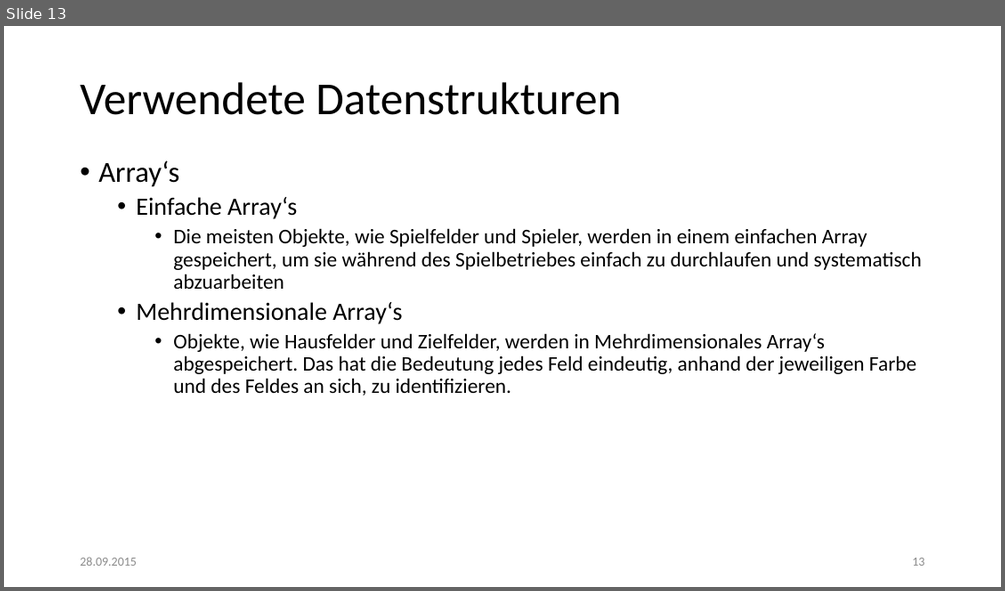
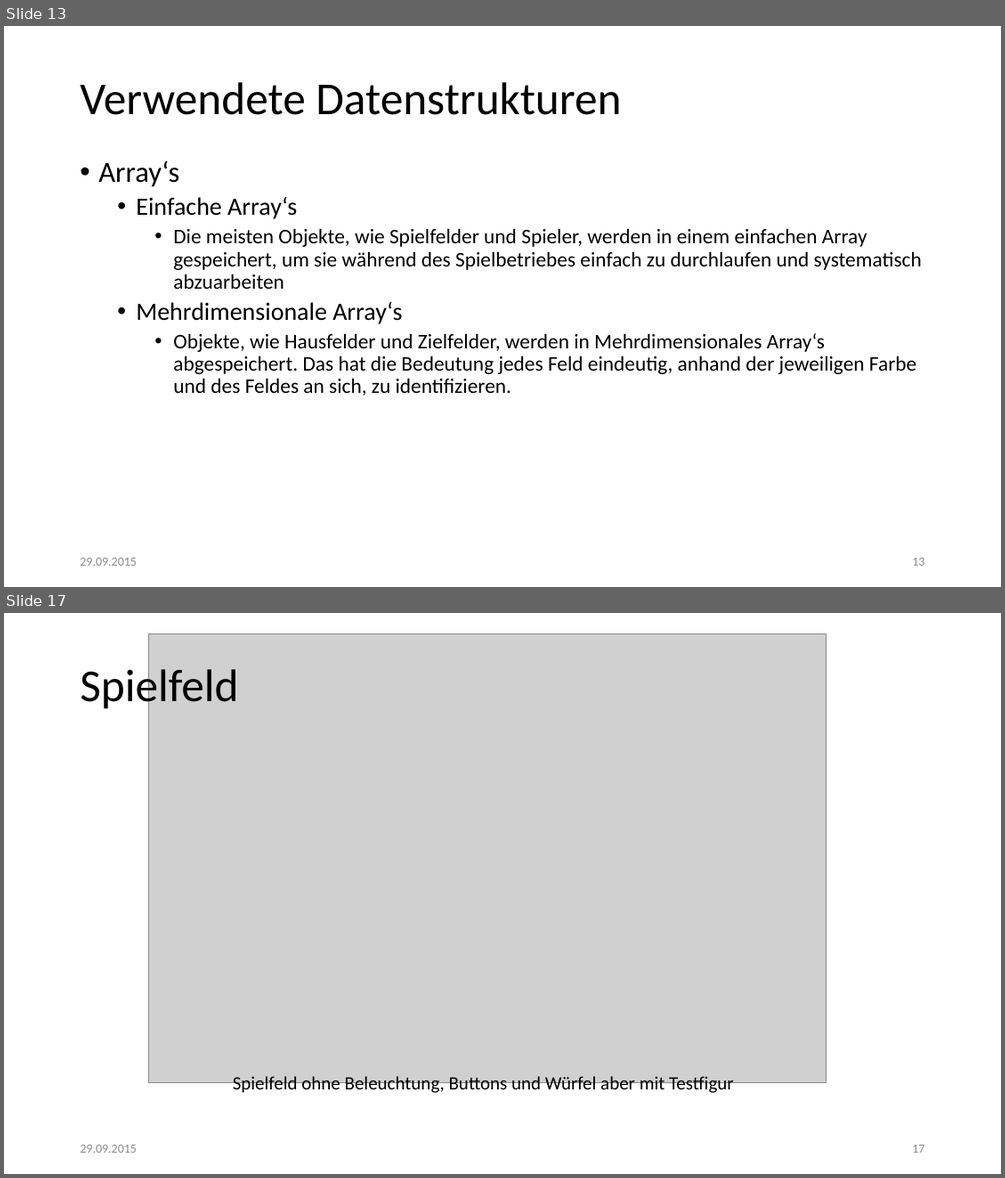
Before and after one commit to lukasleitsch/mensch-aergere-dich-nicht, a slide deck: Finale Präsentation.pptx. Shown one above the other, each under a label of ours: slide 13 before the commit, slides 13 and 17 after it; the slides between them are not shown. The pictures are 1005x591 and 1005x1178 pixels, drawn with LibreOffice and Linux fonts; fonts in the diff are those of the drawing; grey boxes stand for pictures. Boxes give left, top, right and bottom in pixels: in the first picture for what was removed or moved away, otherwise in the second. Text is boxed around its words. In the diff, an @@ line names an element or a change of style, - is before the commit and + after.

```diff
--- a/Finale Präsentation.pptx
+++ b/Finale Präsentation.pptx
@@ slide 17 added at [4,613,1001,1174], background #FFFFFF @@
@@ picture added at [148,633,826,1082] @@
@@ title added at [80,664,238,713], 44 pt, text #000000 @@
+Spielfeld
@@ text added at [233,1076,734,1094], 18 pt, text #000000 @@
+Spielfeld ohne Beleuchtung, Buttons und Würfel aber mit Testfigur
@@ text added at [80,1144,137,1152], 12 pt, text #8C8C8C @@
+29.09.2015
@@ page number added at [912,1144,924,1152], 12 pt, text #8C8C8C @@
+17
@@ slide 13 changed as well @@
@@ text at [80,557,137,565]: text changed @@
-28.09.2015
+29.09.2015
```
Also in this commit, not shown: 12 other slides changed, 9 other slides added.
